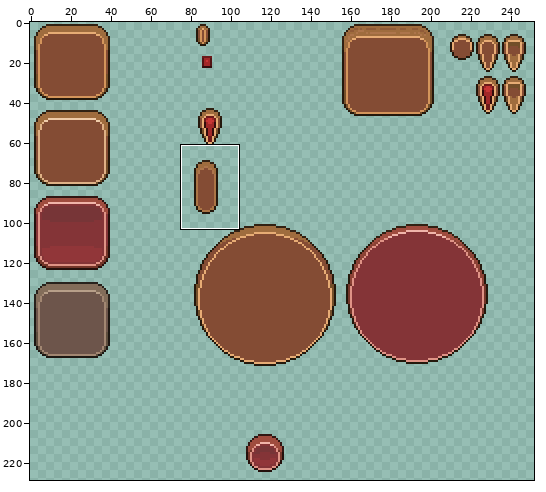
Sprite sheet -- godot/assets/ui/theme.png. Above: a wide view before the commit, with the close-up outlined.
Close-up. As it was:
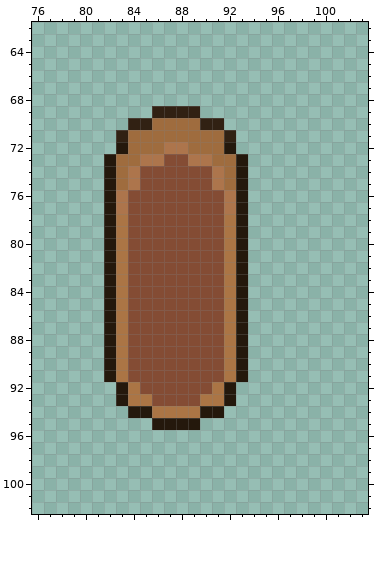
The file is 256x256 pixels. Colours within 5 levels of each other are drawn and written as one. Shown: x 76..103, y 62..102. The wide view leaves out empty margins.
Now the later version:
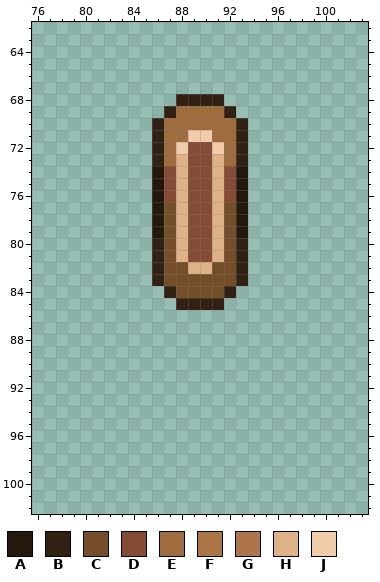
Palette (. is transparent): A #24180c  B #312113  C #734e29  D #844c34  E #9f6c3e  F #ab7545  G #ad754c  H #dfb186  J #f0ccaa
Commit message: Make vseperator less like a butten
What changed:
The edit turns colour D into colour A in rows 74 to 79 at x 86.
There is now colour B in row 68 at x 88 to 91; in row 69 at x 92; in rows 70 to 72 at x 93.
The edit turns colour A into colour B in row 73 at x 93; in rows 80 to 83 at x 93.
The edit turns colour D into colour B in rows 80 to 83 at x 86; in row 84 at x 87; in row 85 at x 88 to 91.
The edit turns colour E into colour B in rows 70 to 72 at x 86.
The edit turns colour F into colour B in row 84 at x 92.
The edit turns colour G into colour B in row 73 at x 86.
The edit turns colour D into colour C in rows 77 to 81 at x 87; in row 82 at x 87 to 88 and 91; in row 83 at x 87 to 91; in row 84 at x 88 to 91.
The edit turns colour F into colour C in rows 78 to 83 at x 92.
The edit turns colour G into colour C in row 77 at x 92.
The edit turns colour E into colour D in row 72 at x 89 to 90; in rows 74 to 75 at x 92.
The edit turns colour G into colour D in row 73 at x 89 to 90; in row 76 at x 92.
There is now colour E in row 69 at x 90 to 91; in row 70 at x 92.
The edit turns colour A into colour E in row 72 at x 92.
The edit turns colour B into colour E in row 69 at x 88 to 89; in row 70 at x 90 to 91; in row 71 at x 92.
The edit turns colour D into colour E in row 73 at x 87.
The edit turns colour G into colour E in row 72 at x 87.
The edit turns colour D into colour H in rows 73 to 75 at x 88; in rows 76 to 81 at x 88 and 91; in row 82 at x 89 to 90.
The edit turns colour E into colour H in row 73 at x 91.
The edit turns colour G into colour H in rows 74 to 75 at x 91.
The edit turns colour E into colour J in row 71 at x 89 to 90; in row 72 at x 91.
The edit turns colour G into colour J in row 72 at x 88.
Colour A is gone in row 72 at x 83; in rows 73 to 83 at x 82; in rows 84 to 91 at x 82 and 93; in rows 92 to 93 at x 83 and 92; in row 94 at x 84 to 85 and 90 to 91; in row 95 at x 86 to 89.
Colour B is gone in row 69 at x 86; in row 70 at x 84 to 85; in row 71 at x 83.
Colour D is gone in rows 74 to 75 at x 85; in rows 76 to 83 at x 84 to 85; in row 84 at x 84 to 86; in row 85 at x 84 to 87; in rows 86 to 91 at x 84 to 91; in row 92 at x 85 to 90.
Colour D is gone in row 93 at x 86 to 89.
Colour E is gone in rows 71 to 72 at x 84 to 85; in row 73 at x 83 to 84; in rows 74 to 75 at x 83.
Colour F is gone in rows 78 to 84 at x 83; in rows 85 to 91 at x 83 and 92; in row 92 at x 84 and 91; in row 93 at x 84 to 85 and 90 to 91; in row 94 at x 86 to 89.
Colour G is gone in row 73 at x 85; in rows 74 to 75 at x 84; in rows 76 to 77 at x 83.
Changed places in both close-ups, as pixel boxes (x1, y1, x2, y2):
changed: (104, 94, 248, 430)
